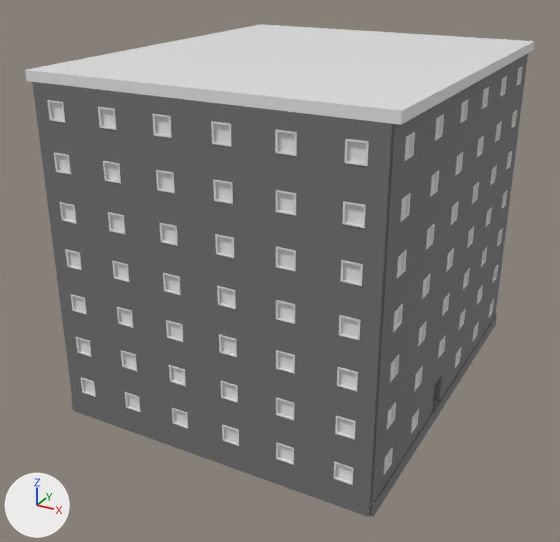
A saved change to the FBX model OSB3D/Assets/Prefabs/Import/Buildings/BCC30_F07_01.fbx.
Camera for both pictures: a camera (50 mm lens) standing at (66.0, -89.1, 33.9) and looking at (38.9, -39.9, 9.3). The axes (+X, +Y, +Z) are drawn at lower left. The lights are the same throughout. Where no turn or scale is listed for an object, it has been applied to the vertices.

Names of what the first picture shows: 'BCC30_F07_01'.
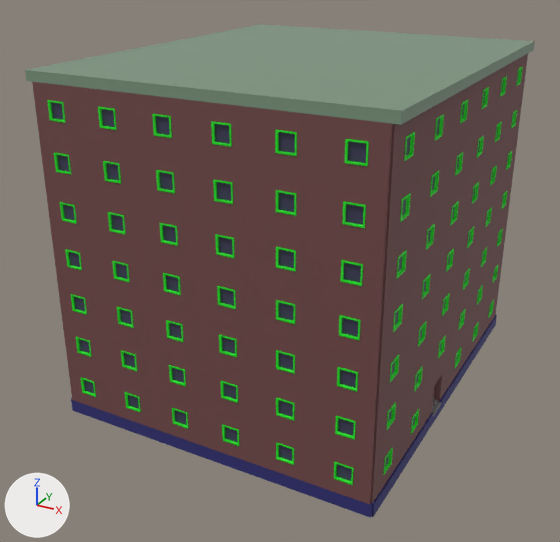
Where the change shows, as pixel boxes (x1, y1, x2, y2) in the pictures (560 x 542 px):
'BCC30_F07_01', recoloured (grey to brown)
    both: (25, 24, 535, 518)

The change in detail:
Material 'Slab.004' (mat_slab_004) changes colour from grey #727272 to dark blue #2d2b72; in linear values from (0.168, 0.168, 0.168) to (0.0266, 0.0244, 0.168).
Material 'Roof.004' (mat_roof_004) changes colour from white #e7e7e7 to green #7b957c; in linear values from (0.8, 0.8, 0.8) to (0.197, 0.299, 0.201).
Material 'Facade.004' (mat_facade_004) changes colour from grey #727272 to brown #724848; in linear values from (0.168, 0.168, 0.168) to (0.168, 0.0656, 0.0646).
Material 'Frame.004' (mat_frame_004) changes colour from white #e7e7e7 to green #15e71b; in linear values from (0.8, 0.8, 0.8) to (0.00737, 0.8, 0.0111).
Material 'WindowGlass.004' (mat_windowglass_004) changes colour from white #e7e7e7 to dark blue #3e3b58; in linear values from (0.8, 0.8, 0.8) to (0.0482, 0.0435, 0.0985).
